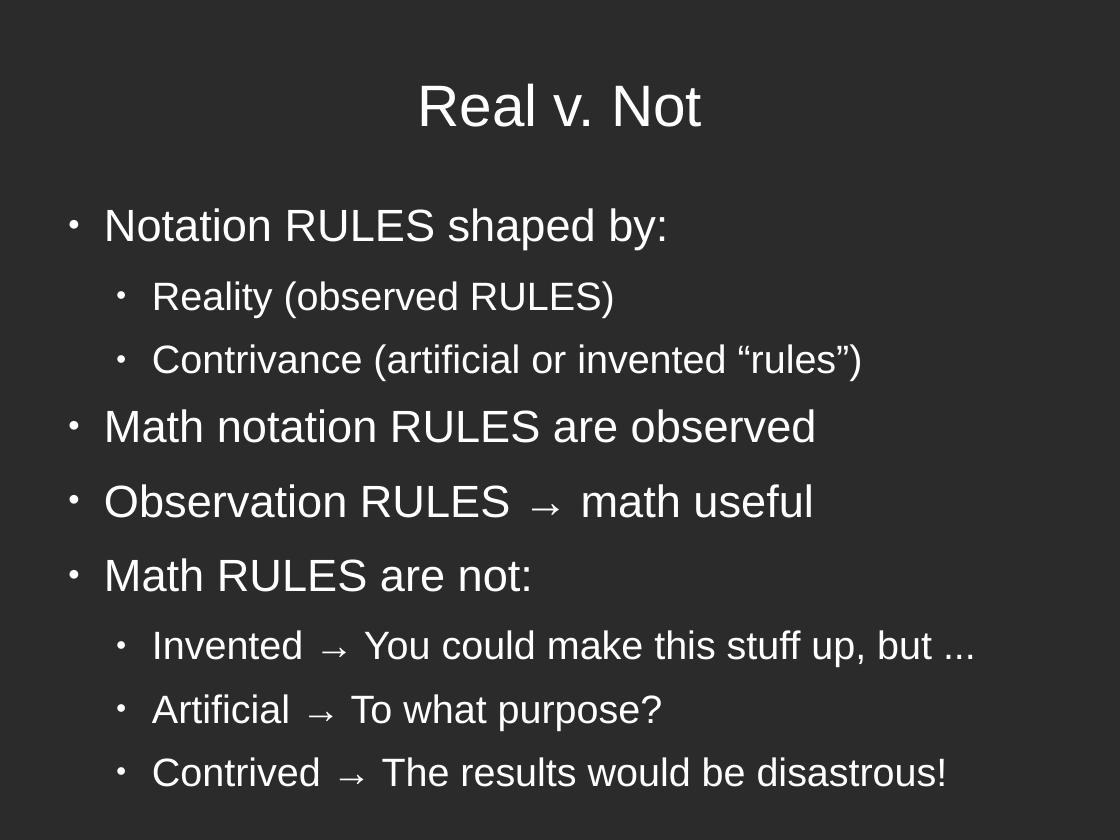
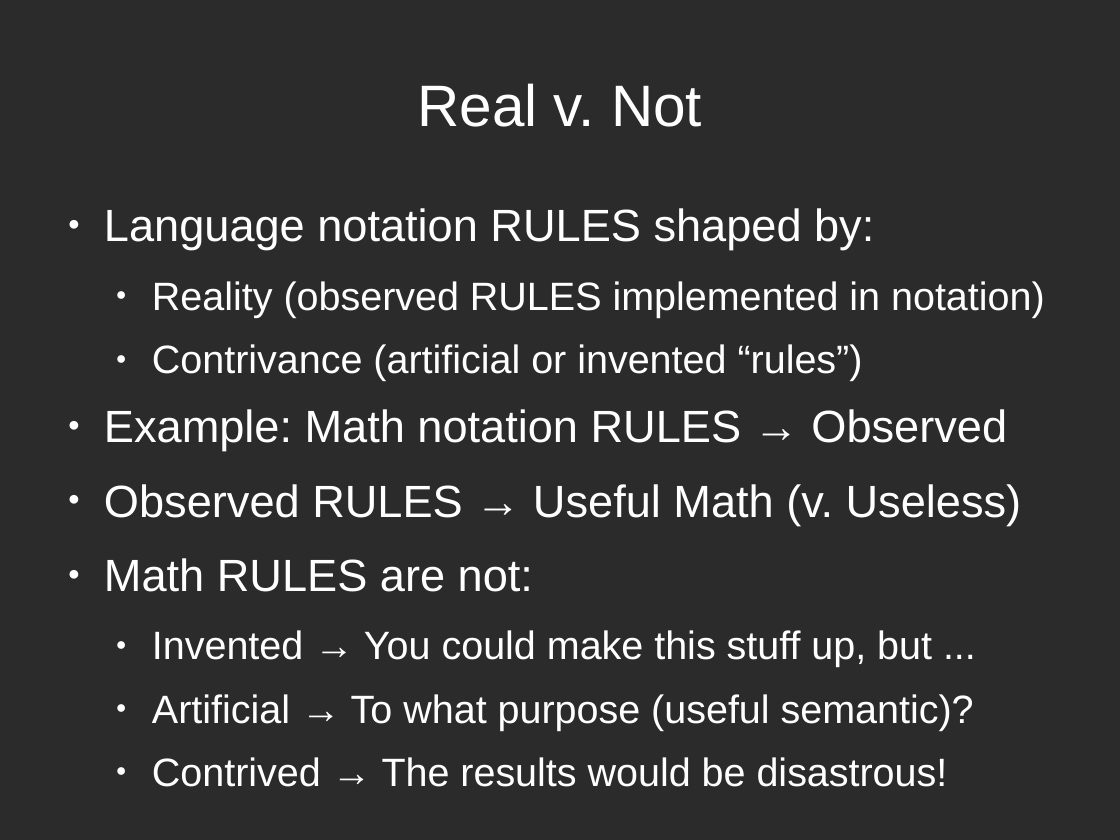
Before and after one commit to ljr1981/sav_training, a slide deck: slide 1 of docs/object_creation.odp. Drawn at 1120x840 pixels with LibreOffice and Linux fonts; fonts in the diff are those of the drawing; background and template pictures are left out; a plain dark background stands for a picture behind light text. Boxes give left, top, right and bottom in pixels: in the first picture for what was removed or moved away, otherwise in the second. Text is boxed around its words. In the diff, an @@ line names an element or a change of style, - is before the commit and + after.

```diff
--- a/docs/object_creation.odp
+++ b/docs/object_creation.odp
@@ text at box(104, 208, 1045, 318): text changed; size 32 to 28 pt @@
-● Notation RULES shaped by:
-  ● Reality (observed RULES)
+● Language notation RULES shaped by:
+  ● Reality (observed RULES implemented in notation)
@@ text at box(104, 409, 1022, 525): text changed @@
-● Math notation RULES are observed
-● Observation RULES → math useful
+● Example: Math notation RULES → Observed
+● Observed RULES → Useful Math (v. Useless)
@@ text at box(152, 694, 974, 730): text changed @@
-  ● Artificial → To what purpose?
+  ● Artificial → To what purpose (useful semantic)?
```
Also in this commit, not shown: 1 other slide changed, 2 other files.
